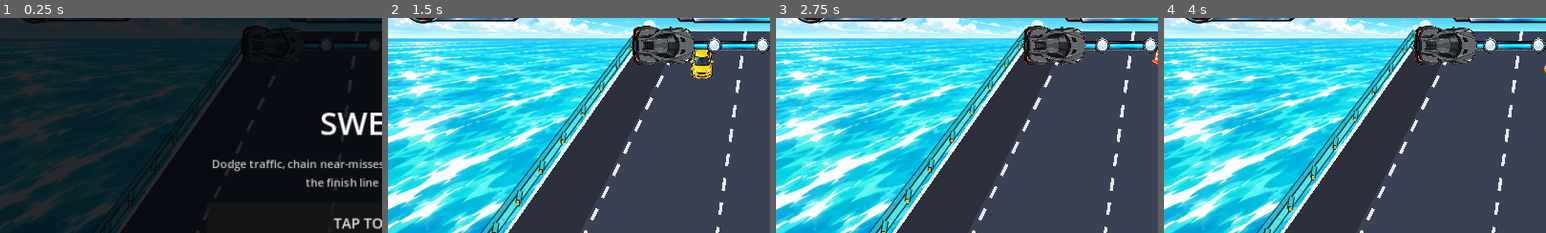
Above: before the commit, frames 1-4 (left to right).
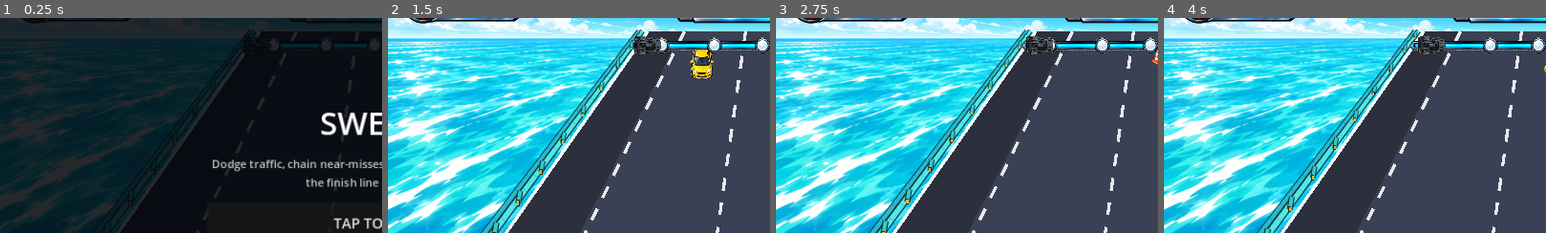
Above: after the commit, the same moments.

Repository: kjs8806/swerve
Game: Godot game, scene res://scenes/Main.tscn
Two runs of this game, one before a commit and one after it. Both use one fixed random seed, a clock stepped at 60 frames per second and the inputs below.
Inputs:
- Up to frame 1 (0.25 s): no input
- Up to frame 2 (1.5 s): click "TAP TO START" at 0.5 s; tap Enter at 1.25, 1.35 s; hold Right from 1.28 s (still down)
- Up to frame 3 (2.75 s): tap Space at 1.52, 2.27 s; release Right at 2.03 s; hold Left from 2.03 s (still down); tap Enter at 2.1 s
- Up to frame 4 (4 s): release Left at 2.78 s; hold Right from 2.78 s (still down); tap Enter at 2.85, 3.6 s; tap Space at 3.77 s
The pictures show only the part of the screen within x 0-50%, y 11-61%; the shares and areas given below are measured in that part.

The runs differ from the first frame. In frame 1, 0.3% of the frame differs, in the area x 63-80%, y 3-22%; in frame 2, 2.1%; in frame 3, 2.1%; in frame 4, 2.1%, in the area x 65-82%, y 3-22%.

Commit message:
Switch progress-car icon to the wider diffuser design at half size
Use the first generated car design (wider stance, more pronounced rear
diffuser) instead of the previous candidate, and shrink the PlayerMarker
box to half its previous size while keeping it centered on the track tube.

Co-Authored-By: Claude Sonnet 5 <noreply@anthropic.com>
Claude-Session: https://claude.ai/code/session_01QqagUjceaYyhY4xqvSyKnT

Diff:
--- a/godot/scenes/Main.tscn
+++ b/godot/scenes/Main.tscn
@@ -103,9 +103,9 @@
 
 [node name="PlayerMarker" type="TextureRect" parent="HUD/Root/ProgressTrack"]
 offset_left = 4.0
-offset_top = 2.5
-offset_right = 84.0
-offset_bottom = 51.5
+offset_top = 15.0
+offset_right = 44.0
+offset_bottom = 39.5
 texture = ExtResource("5_car")
 expand_mode = 1
 stretch_mode = 5
Binary file changed: godot/assets/hud/progress-car-hd.png
Binary file changed: godot/assets/hud/progress-car.png
